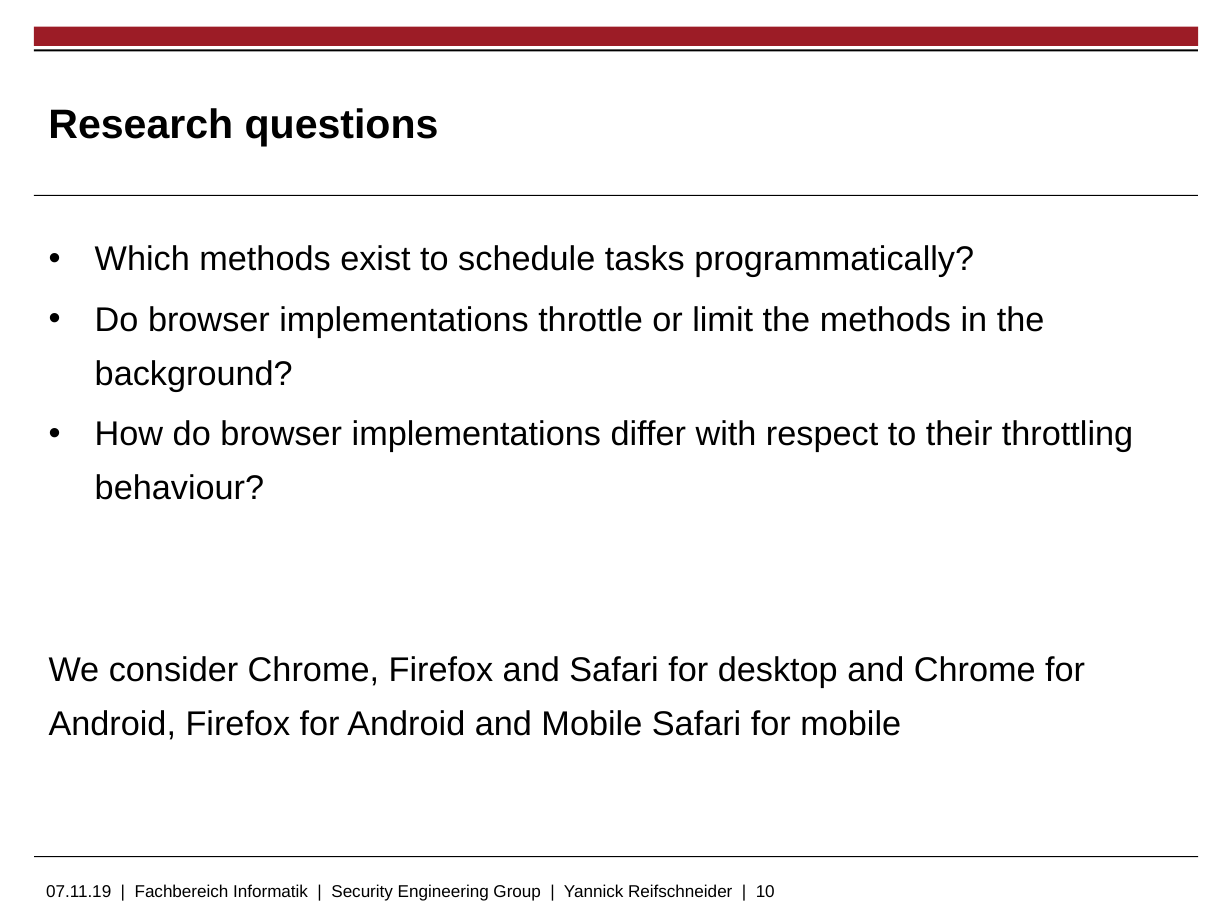
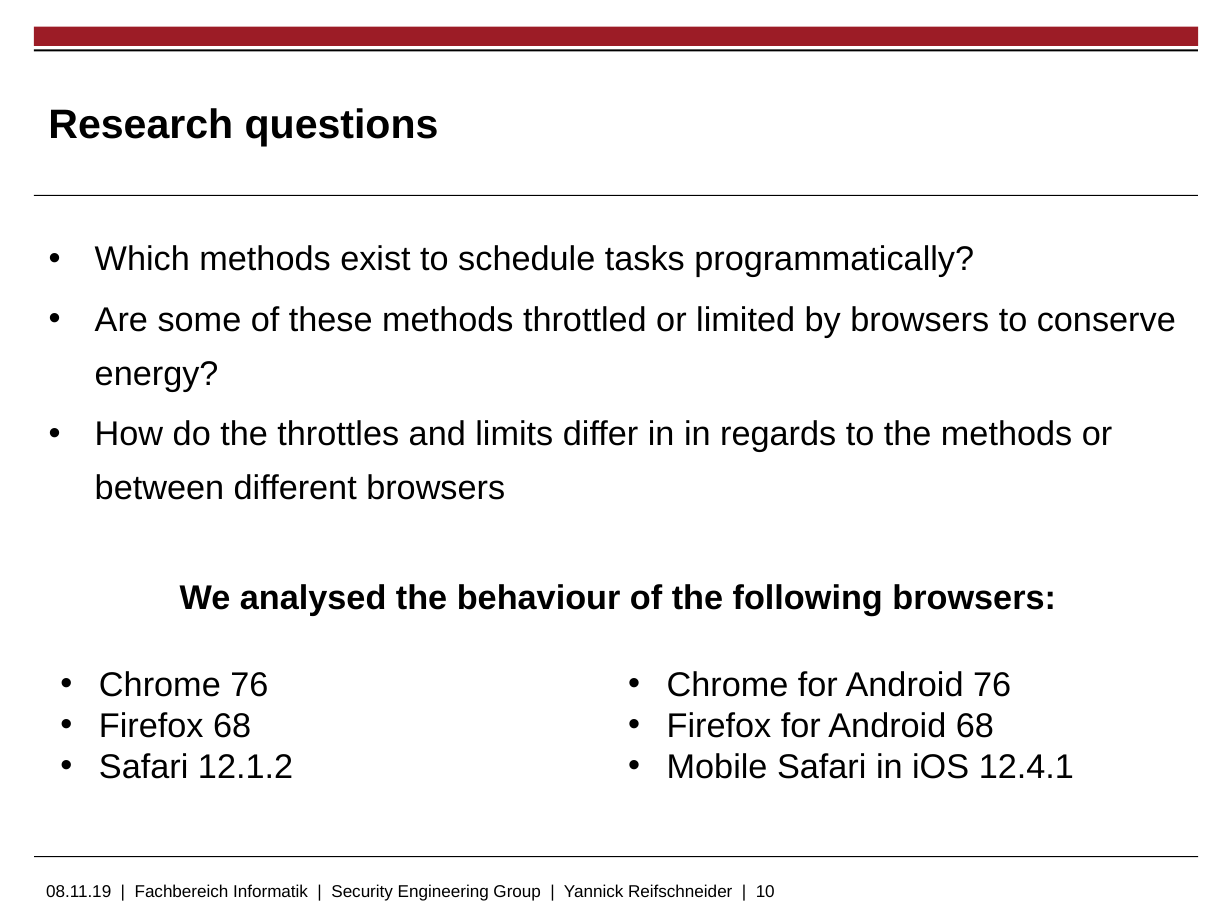
Before and after one commit to skidr0w/background-execution, a slide deck: slide 10 of thesis/slides.pptx. Drawn at 1232x924 pixels with LibreOffice and Linux fonts; fonts in the diff are those of the drawing; background and template pictures are left out. Boxes give left, top, right and bottom in pixels: in the first picture for what was removed or moved away, otherwise in the second. Text is boxed around its words. In the diff, an @@ line names an element or a change of style, - is before the commit and + after.

Commit message:
slides

```diff
--- a/thesis/slides.pptx
+++ b/thesis/slides.pptx
@@ text at (x1=95, y1=306, x2=1176, y2=500): text changed @@
-• Do browser implementations throttle or limit the methods in the background?
-• How do browser implementations differ with respect to their throttling behaviour?
-We consider Chrome, Firefox and Safari for desktop and Chrome for Android, Firefox for Android and Mobile Safari for mobile
+• Are some of these methods throttled or limited by browsers to conserve energy?
+• How do the throttles and limits differ in in regards to the methods or between different browsers
@@ text added at (x1=180, y1=584, x2=1056, y2=615), 20 pt, text #000000, bold @@
+We analysed the behaviour of the following browsers:
@@ text added at (x1=99, y1=671, x2=293, y2=779), 20 pt, text #000000 @@
+• Chrome 76
+• Firefox 68
+• Safari 12.1.2
@@ text added at (x1=667, y1=671, x2=1074, y2=779), 20 pt, text #000000 @@
+• Chrome for Android 76
+• Firefox for Android 68
+• Mobile Safari in iOS 12.4.1
@@ text at (x1=46, y1=884, x2=775, y2=901): text changed @@
-07.11.19 | Fachbereich Informatik | Security Engineering Group | Yannick Reifschneider | 10
+08.11.19 | Fachbereich Informatik | Security Engineering Group | Yannick Reifschneider | 10
```
Also in this commit, not shown: 17 other slides changed, 2 slides added, 3 slides removed.
